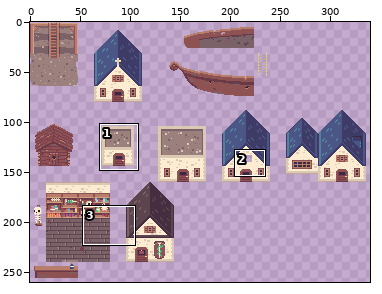
Sprite sheet, stored at static/images/large-sprites.png. The picture above shows the old version from afar; the outline marks the close-up.
Close-up. Earlier state:
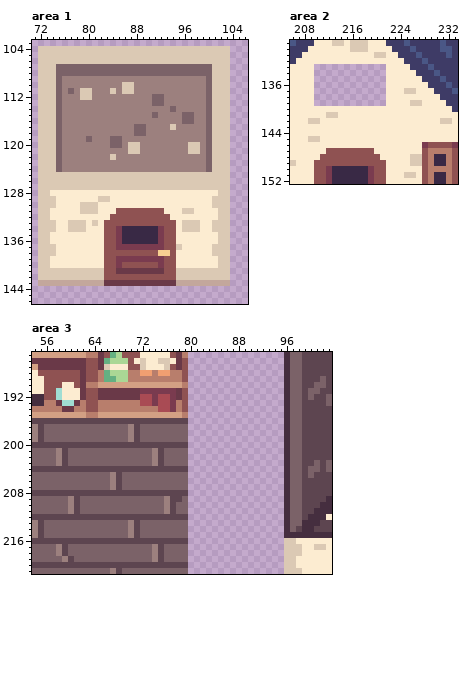
The file is 400x400 pixels. Shown: area 1: x 71..106, y 103..146; area 2: x 206..233, y 129..152; area 3: x 54..103, y 185..221. The wide view leaves out empty margins.
After:
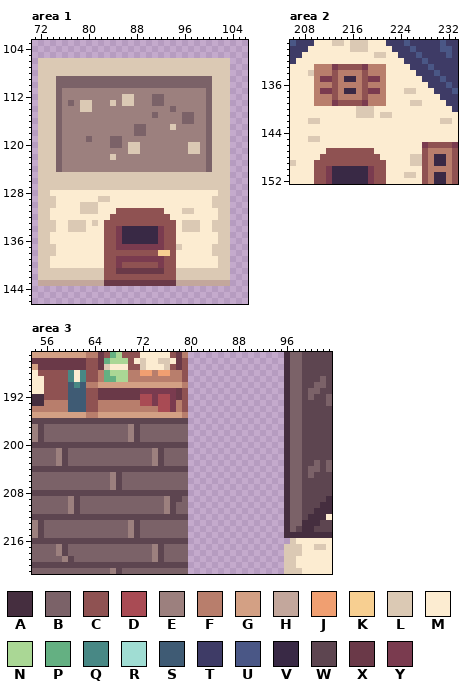
Palette (. is transparent): A #452e3f  B #7b6268  C #8f5252  D #a94b54  E #9c807e  F #b87e6c  G #d3a084  H #c3a79c  J #f09f71  K #f7cf91  L #dbc9b4  M #fcecd1  N #aad795  P #64b082  Q #488885  R #a0ddd3  S #3f5b74  T #3e3b66  U #4a5786  V #392945  W #5d4550  X #6a3948  Y #7a3b4f
The exact change:
Area 1:
y 104..105: x 72..103 LLLLLLLLLLLLLLLLLLLLLLLLLLLLLLLL -> ................................
y 107..108: x 75..100 BBBBBBBBBBBBBBBBBBBBBBBBBB -> LLLLLLLLLLLLLLLLLLLLLLLLLL
y 109: x 76..99 EEEEEEEEEEEEEEEEEEEEEEEE -> BBBBBBBBBBBBBBBBBBBBBBBB
y 110: x 76..99 EEEEEEEEEELLEEEEEEEEEEEE -> BBBBBBBBBBBBBBBBBBBBBBBB
y 111: x 77 B -> E; x 79..80 LL -> EE; x 84 L -> E; x 86..87 LL -> EE
y 112: x 79..80 LL -> EE; x 86..87 EE -> LL
y 113: x 77 E -> B; x 79..80 EE -> LL; x 84 E -> L; x 86..87 EE -> LL
y 114: x 79..80 EE -> LL
Area 2:
y 133: x 210..221 ............ -> FFFYCCCCYFFF
y 134: x 209..221 M............ -> LFFFCFFFFCFFF
y 135: x 210..221 ............ -> FYYCFVVFCYYF
y 136: x 210..221 ............ -> FFFCFFFFCFFF
y 137: x 210..221 ............ -> FYYCFVVFCYYF
y 138: x 210..221 ............ -> FFFCFFFFCFFF
y 139: x 210..221 ............ -> FFFYCCCCYFFF
y 140: x 217..219 MMM -> LLL
y 141: x 212..213 LL -> MM; x 217..219 MMM -> LLL; x 221..222 MM -> LL
Area 3:
y 188..189: x 60..62 CCX -> QMQ
y 190: x 59..62 MMCX -> CSQS
y 191..192: x 58..62 RMMMX -> CCSSS
y 193: x 58..62 XRRXF -> FFSSS
y 194: x 59..62 XXFF -> FSSS
y 216: x 96 L -> .
Pixel boxes of the changes (left, top, right, bottom) in both close-ups:
changed: (38, 46, 230, 112)
changed: (308, 64, 392, 118)
changed: (56, 370, 86, 412)
erased: (284, 538, 290, 544)
